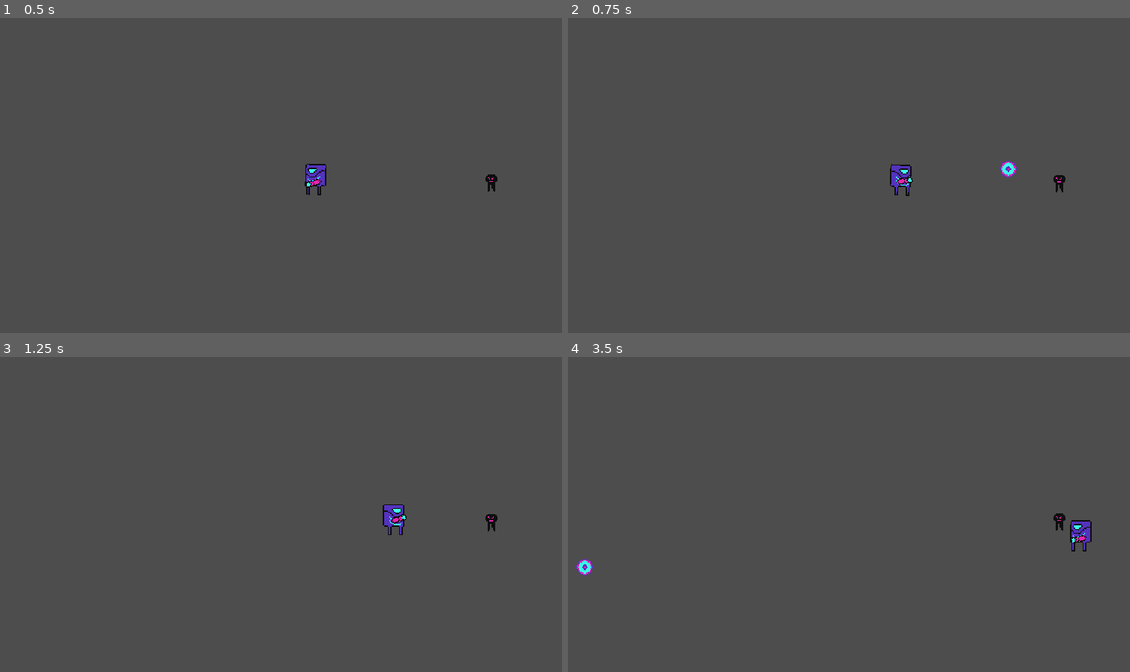
Above: before the commit, frames 1-4 (two rows, left to right).
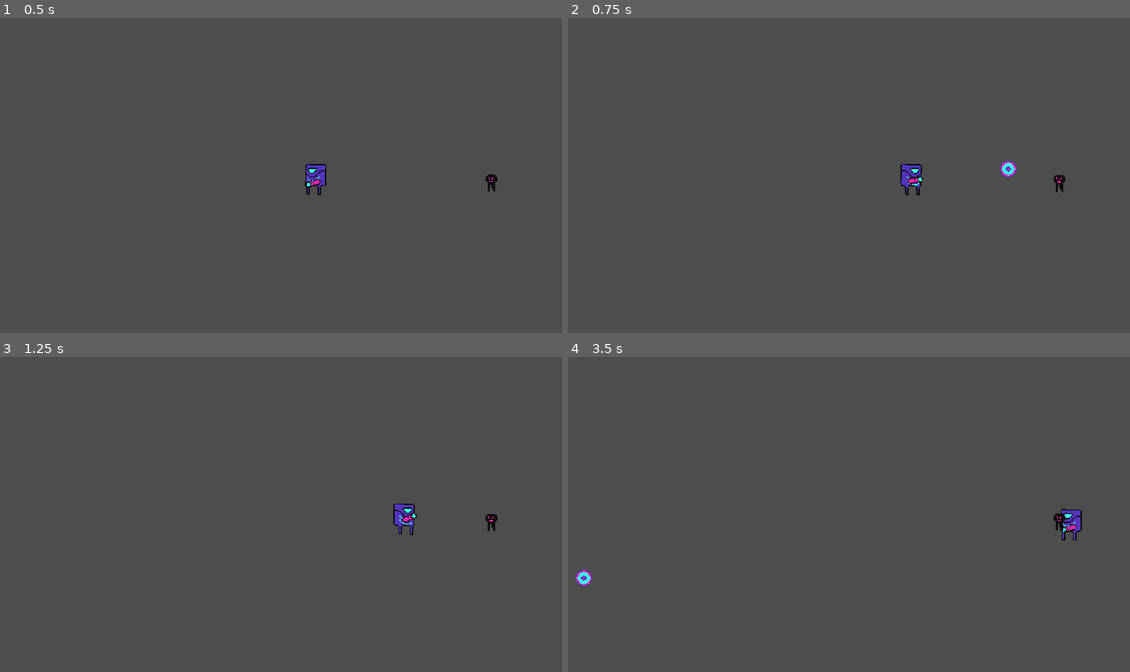
Above: after the commit, the same moments.

Repository: SamuelAlves-23/GameOffJam2023
Game: Godot game, scene res://Scenes/test_arena.tscn
The game is run twice, just before and just after one commit, with the same random seed, the same clock (stepped at 60 frames per second) and the same inputs.
Inputs (mouse positions are in pixels of both pictures, inside the frame that each line leads up to):
- Up to frame 1 (0.5 s): no input
- Up to frame 2 (0.75 s): tap Enter at 0.5 s; move the mouse to (1000, 169) at 0.52 s; hold D (move_right) from 0.53 s (still down); click (1000, 169) at 0.6 s
- Up to frame 3 (1.25 s): keep holding D (move_right)
- Up to frame 4 (3.5 s): move the mouse to (747, 542) at 1.27 s; release D (move_right) at 1.28 s; hold S (move_down) 1.28-2.03 s; tap Mouse wheel down (decrease_bullet_size) at 1.35 s; click (747, 542) at 1.55 s; move the mouse to (927, 451) at 2.02 s; hold D (move_right) 2.03-2.78 s; tap Mouse wheel up (increase_bullet_size) at 2.1 s; click (927, 451) at 2.3 s; move the mouse to (837, 593) at 2.77 s; hold W (move_up) from 2.78 s (still down); click (837, 593) at 2.85 s

Frame 1 is identical in both runs. In frame 2, 0.4% of the frame differs, in the area x 57-64%, y 46-57%; in frame 3, 0.4%; in frame 4, 0.7%, in the area x 1-94%, y 48-73%.

Commit message:
Health controller and damage

Diff:
--- a/Scenes/bullet.tscn
+++ b/Scenes/bullet.tscn
@@ -45,6 +45,8 @@
 }
 
 [node name="Bullet" type="Area2D"]
+collision_layer = 8
+collision_mask = 4
 script = ExtResource("1_opujv")
 
 [node name="Sprite2D" type="Sprite2D" parent="."]
@@ -57,3 +59,5 @@
 libraries = {
 "": SubResource("AnimationLibrary_044gv")
 }
+
+[connection signal="area_entered" from="." to="." method="_on_area_entered"]
--- a/Scenes/enemy.tscn
+++ b/Scenes/enemy.tscn
@@ -1,9 +1,38 @@
-[gd_scene load_steps=6 format=3 uid="uid://c387xp0215red"]
+[gd_scene load_steps=8 format=3 uid="uid://c387xp0215red"]
 
+[ext_resource type="Script" path="res://Scripts/enemy.gd" id="1_3aiqp"]
 [ext_resource type="Texture2D" uid="uid://cl3yg47pv1te8" path="res://Assets/Sprites/enemy_02.png" id="1_mm73t"]
+[ext_resource type="PackedScene" uid="uid://cowl2mu74e3ng" path="res://Scenes/health_controller.tscn" id="2_skarv"]
 
 [sub_resource type="RectangleShape2D" id="RectangleShape2D_dhiff"]
 size = Vector2(8, 14)
+
+[sub_resource type="Animation" id="Animation_m2euq"]
+length = 0.001
+tracks/0/type = "value"
+tracks/0/imported = false
+tracks/0/enabled = true
+tracks/0/path = NodePath("Sprite2D:position")
+tracks/0/interp = 1
+tracks/0/loop_wrap = true
+tracks/0/keys = {
+"times": PackedFloat32Array(0),
+"transitions": PackedFloat32Array(1),
+"update": 0,
+"values": [Vector2(0, 0)]
+}
+tracks/1/type = "value"
+tracks/1/imported = false
+tracks/1/enabled = true
+tracks/1/path = NodePath("CollisionShape2D:position")
+tracks/1/interp = 1
+tracks/1/loop_wrap = true
+tracks/1/keys = {
+"times": PackedFloat32Array(0),
+"transitions": PackedFloat32Array(1),
+"update": 0,
+"values": [Vector2(0, 9)]
+}
 
 [sub_resource type="Animation" id="Animation_bckqf"]
 resource_name = "movement"
@@ -34,33 +63,6 @@
 "values": [Vector2(0, 9), Vector2(0, 8)]
 }
 
-[sub_resource type="Animation" id="Animation_m2euq"]
-length = 0.001
-tracks/0/type = "value"
-tracks/0/imported = false
-tracks/0/enabled = true
-tracks/0/path = NodePath("Sprite2D:position")
-tracks/0/interp = 1
-tracks/0/loop_wrap = true
-tracks/0/keys = {
-"times": PackedFloat32Array(0),
-"transitions": PackedFloat32Array(1),
-"update": 0,
-"values": [Vector2(0, 0)]
-}
-tracks/1/type = "value"
-tracks/1/imported = false
-tracks/1/enabled = true
-tracks/1/path = NodePath("CollisionShape2D:position")
-tracks/1/interp = 1
-tracks/1/loop_wrap = true
-tracks/1/keys = {
-"times": PackedFloat32Array(0),
-"transitions": PackedFloat32Array(1),
-"update": 0,
-"values": [Vector2(0, 9)]
-}
-
 [sub_resource type="AnimationLibrary" id="AnimationLibrary_k1gui"]
 _data = {
 "RESET": SubResource("Animation_m2euq"),
@@ -69,6 +71,9 @@
 
 [node name="Enemy" type="Area2D"]
 position = Vector2(0, -16)
+collision_layer = 4
+collision_mask = 10
+script = ExtResource("1_3aiqp")
 
 [node name="Sprite2D" type="Sprite2D" parent="."]
 texture = ExtResource("1_mm73t")
@@ -82,3 +87,6 @@
 libraries = {
 "": SubResource("AnimationLibrary_k1gui")
 }
+
+[node name="HealthController" parent="." instance=ExtResource("2_skarv")]
+health = 50
--- /dev/null
+++ b/Scenes/health_controller.tscn
@@ -0,0 +1,6 @@
+[gd_scene load_steps=2 format=3 uid="uid://cowl2mu74e3ng"]
+
+[ext_resource type="Script" path="res://Scripts/HealthController.gd" id="1_ink3s"]
+
+[node name="HealthController" type="Node"]
+script = ExtResource("1_ink3s")
--- /dev/null
+++ b/Scripts/HealthController.gd
@@ -0,0 +1,14 @@
+extends Node
+
+@export var health = 3
+
+
+func take_damage(damage):
+	health -= damage
+	print(health)
+	print(damage)
+	if health <= 0:
+		die()
+
+func die():
+	get_parent().queue_free()
--- a/Scripts/bullet.gd
+++ b/Scripts/bullet.gd
@@ -17,3 +17,8 @@
 	self.scale += variation
 	self.scale.x = clamp(self.scale.x, min_size, max_size)
 	self.scale.y = clamp(self.scale.y, min_size, max_size)
+
+
+func _on_area_entered(area):
+	queue_free()
+	area.take_damage(scale.x * 10)
--- /dev/null
+++ b/Scripts/enemy.gd
@@ -0,0 +1,17 @@
+extends Area2D
+
+#signal damaged
+
+@onready var health_controller = $HealthController
+@onready var collision_shape = $CollisionShape2D
+# Called when the node enters the scene tree for the first time.
+func _ready():
+	pass # Replace with function body.
+
+func take_damage(damage):
+#	emit_signal("damaged")
+	health_controller.take_damage(damage)
+
+# Called every frame. 'delta' is the elapsed time since the previous frame.
+func _process(delta):
+	pass
--- a/Scripts/player.gd
+++ b/Scripts/player.gd
@@ -36,7 +36,7 @@
 
 		if Input.is_action_just_pressed("shoot"):
 			gun.shoot()
-			recoil(delta, gun.scale)
+			#recoil(delta, gun.scale)
 
 	direction = get_viewport().get_mouse_position().x
 	if direction != 0:
--- a/project.godot
+++ b/project.godot
@@ -65,6 +65,13 @@
 ]
 }
 
+[layer_names]
+
+2d_physics/layer_1="world"
+2d_physics/layer_2="player"
+2d_physics/layer_3="enemy"
+2d_physics/layer_4="bullet"
+
 [rendering]
 
 textures/canvas_textures/default_texture_filter=0
